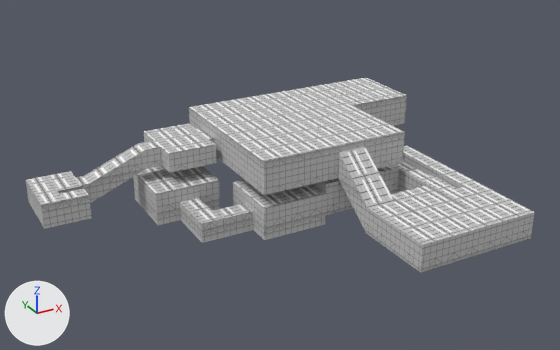
A saved change to the Blender file blender_src/warehouse/warehouse.blend.
The view is the same before and after, from a camera (50 mm lens) standing at (-76.1, -204.0, 104.5) and looking at (21.9, -25.8, 15.4). Every picture has the same lights, and +X, +Y and +Z are marked at lower left.

In view in the first picture: 'warehouse'.
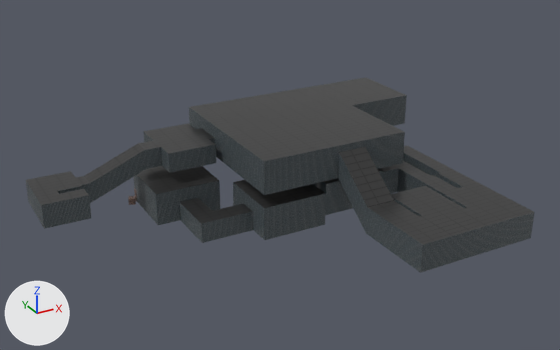
Diff of the bpy script that builds the scene:
```diff
--- a/blender_src/warehouse/warehouse.blend.py
+++ b/blender_src/warehouse/warehouse.blend.py
@@ img_warehouse_ceiling_png @@
+img_warehouse_ceiling_png = load_image('warehouse_ceiling.png', '../../textures/environment/warehouse_ceiling.png', 96, 128, 'sRGB')
@@ img_steelwall_png @@
+img_steelwall_png = load_image('steelWall.png', '../../textures/environment/steelWall.png', 64, 64, 'sRGB')
@@ img_crate_png_002 @@
+img_crate_png_002 = load_image('crate.png.002', '../../textures/environment/crate.png', 128, 128, 'sRGB')
@@ mat_wall_panels @@
 mat_wall_panels = principled_material('wall_panels')
-mat_wall_panels.texture = img_wall_panels_png
+mat_wall_panels.texture = img_steelwall_png
@@ mat_ceiling @@
 mat_ceiling = principled_material('ceiling')
-mat_ceiling.texture = img_ceiling_png
+mat_ceiling.texture = img_warehouse_ceiling_png
+mat_ceiling.roughness = 0.3
@@ mat_crate_002 @@
+mat_crate_002 = principled_material('crate.002')
+mat_crate_002.texture = img_crate_png_002
+mat_crate_002.roughness = 0.868
@@ me_cube_004 @@
+me_cube_004.from_pydata(...)  # 24 vertices, 18 faces; spans x -4.64..2.47, y -2.47..2.47, z -5.0..1.0
+me_cube_004.materials.append(mat_crate_002)  # picture img_crate_png_002
@@ ob_crate_002 @@
+ob_crate_002 = bpy.data.objects.new('crate.002', me_cube_004)
+ob_crate_002.location = (-8.0, 8.0, 5.0)
+ob_crate_002.rotation_euler = (0.0, 0.0, -0.262)  # degrees (0, 0, -15)
```

Changed parts and their boxes [x1, y1, x2, y2] in the pictures (560 x 350 px):
'warehouse', surface changed: [26, 77, 534, 273] in both
'crate.002', added: after [128, 188, 137, 205]
